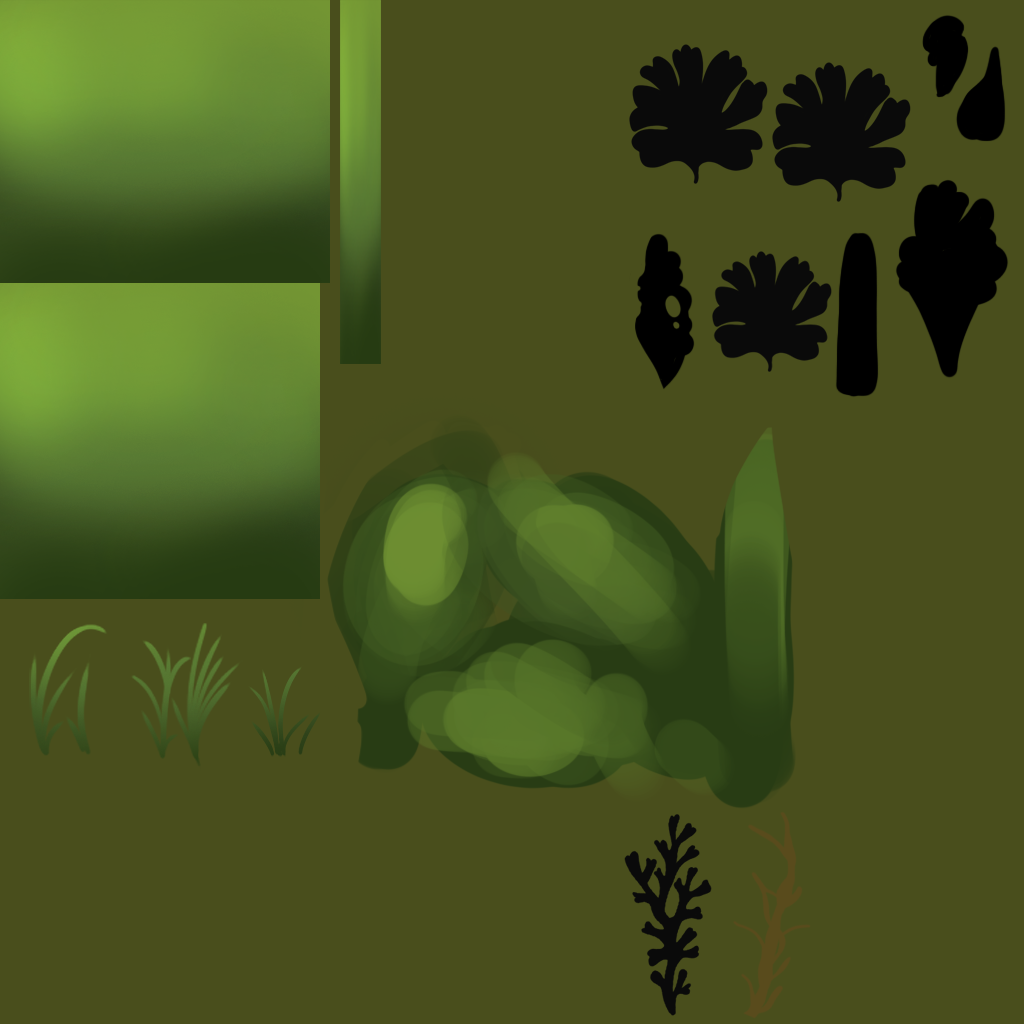
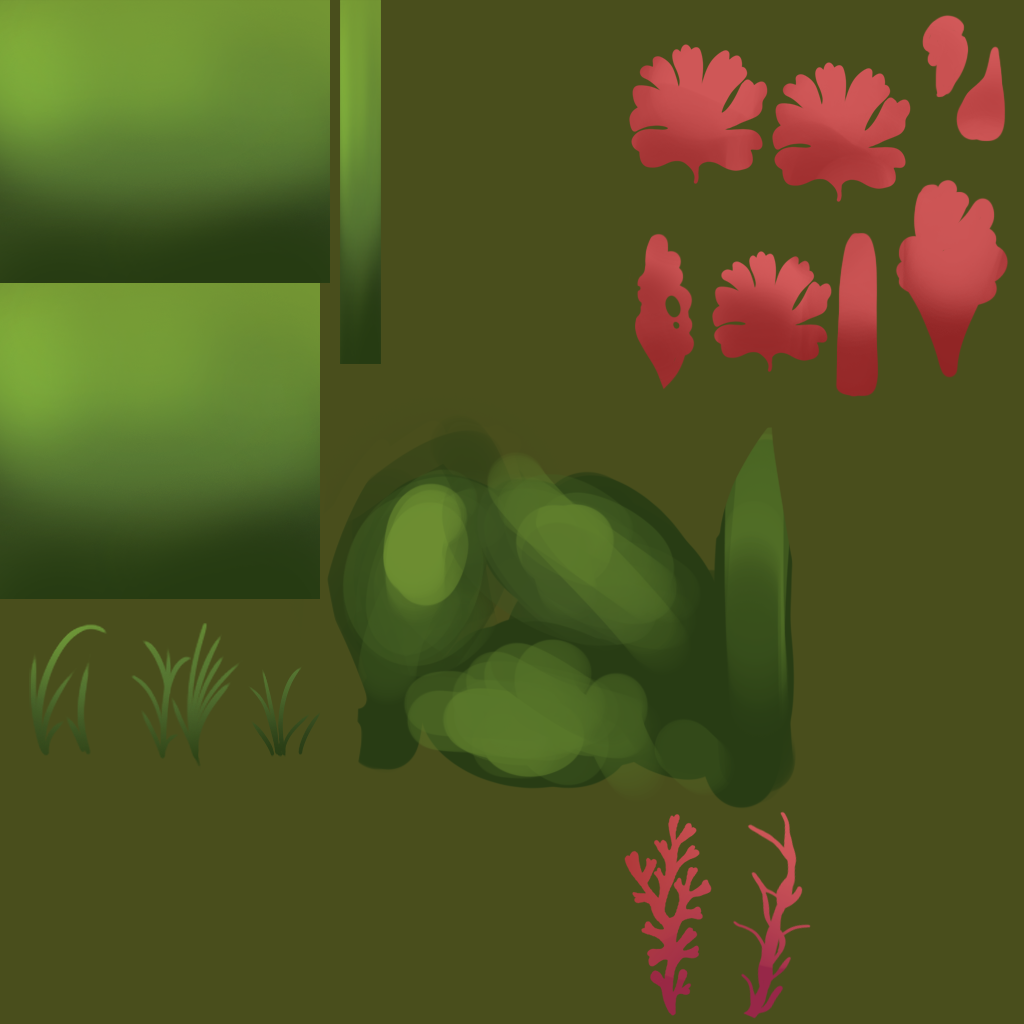
Before/after of a (1024, 1024) layered artwork. What changed in the layer stack:
moved "Layer 4" above "Layer 0", painted on it over (624, 14, 1009, 1019)
removed layer "Layer 7 copy 2" over (629, 14, 1009, 397)
showed "Layer 0", painted on it over (624, 14, 1009, 1019)
removed layer "Layer 6" over (733, 811, 811, 1019)
removed layer "Layer 5" over (624, 814, 712, 1016)
